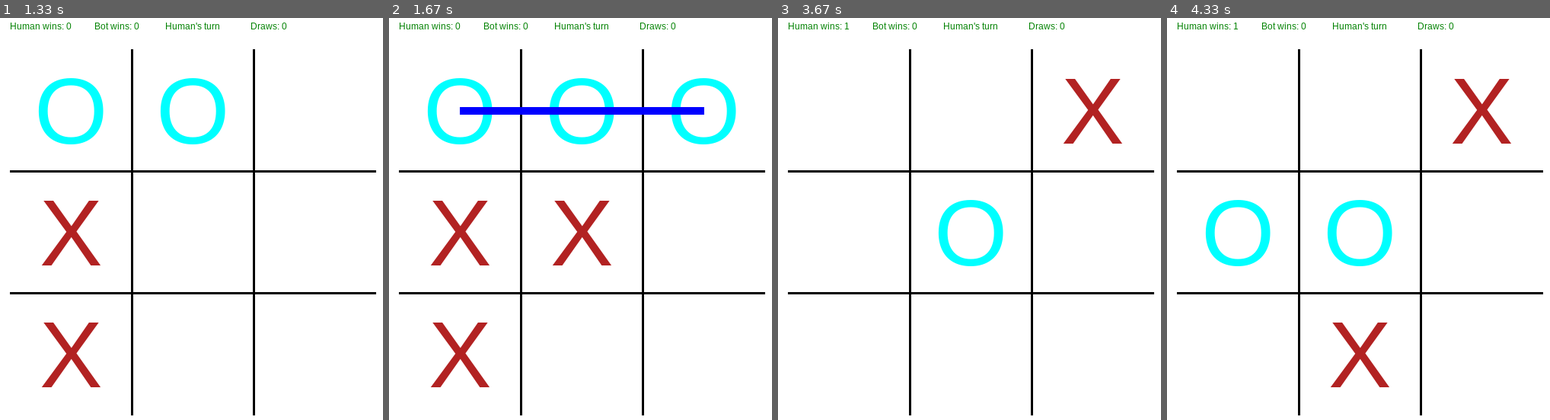
Above: before the commit, frames 1-4 (left to right).
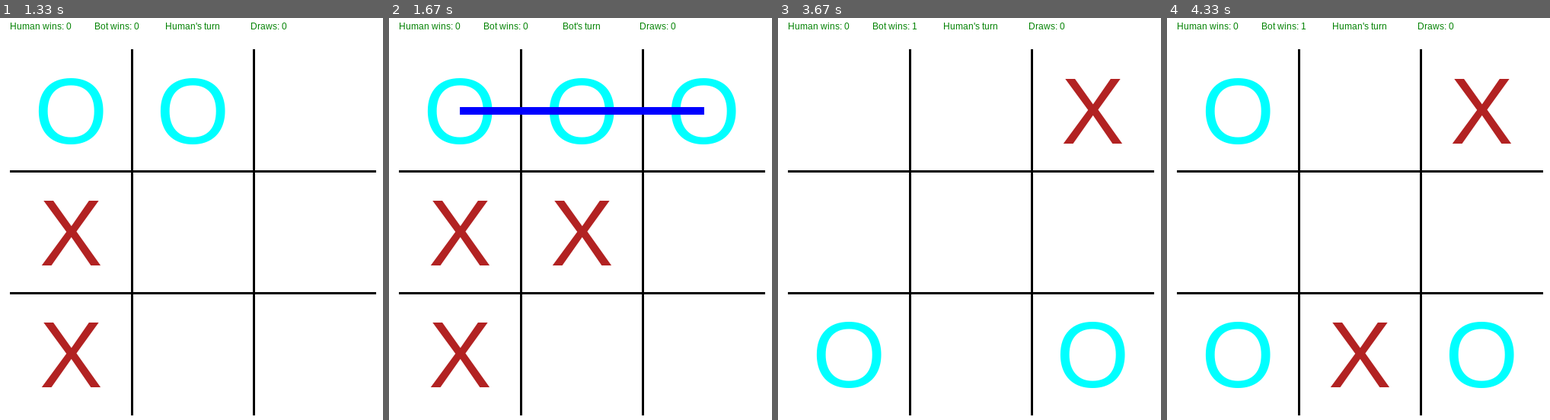
Above: after the commit, the same moments.

Repository: ao9000/tic-tac-toe-ai
Game: pygame game, started from run_game.py
Same seed, same stepped clock (60 frames per second), same inputs: the game is played once before the commit and once after it.
Inputs (mouse positions are in pixels of both pictures, inside the frame that each line leads up to):
- Up to frame 1 (1.33 s): click "Cross" at 0.38 s; click (84, 235) at 0.72 s; click (49, 339) at 1.05 s
- Up to frame 2 (1.67 s): click (634, 271) at 1.38 s
- Up to frame 3 (3.67 s): click (1069, 150) at 3.58 s
- Up to frame 4 (4.33 s): click (1358, 355) at 4.22 s

Frame 1 is identical in both runs. In frame 2, 0.1% of the frame differs, in the area x 43-58%, y 1-3%; in frame 3, 3.2%; in frame 4, 5.3%, in the area x 9-91%, y 1-93%.

Commit message:
Fixed bug regarding recording wrong player win

Diff:
--- a/run_game.py
+++ b/run_game.py
@@ -188,6 +188,9 @@
 
                 # Reset board
                 board = create_board()
+
+                # Next game, random starting turn again
+                player = random.choice(players)
             elif is_board_full(board):
                 # Game is finished
 
@@ -199,6 +202,9 @@
 
                 # Reset board
                 board = create_board()
+
+                # Next game, random starting turn again
+                player = random.choice(players)
             else:
                 # Game not finished
                 # Make a move (bot/human)
@@ -212,11 +218,7 @@
 
                 # Cycle turns
                 if get_turn_number(board) != records["turn_num"]:
-                    if win_check(board) and is_board_full(board):
-                        # Next game, random turn again
-                        # Random starting player
-                        player = random.choice(players)
-                    else:
+                    if not win_check(board) and not is_board_full(board):
                         # Subsequent turns
                         player = human if player.bot else bot
                         records["turn_num"] = get_turn_number(board)
